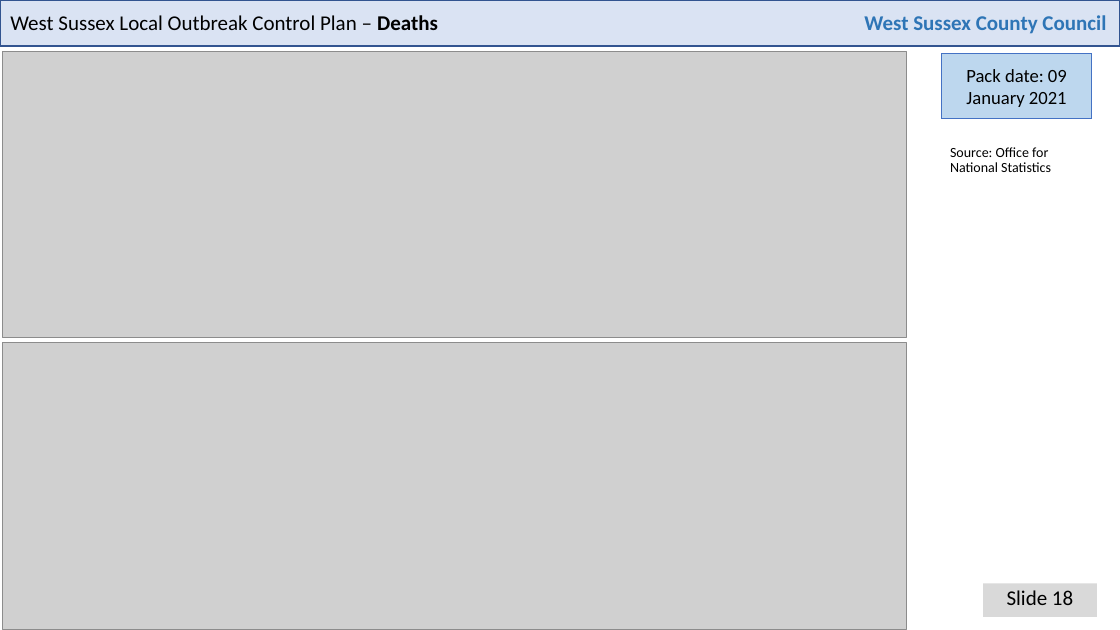
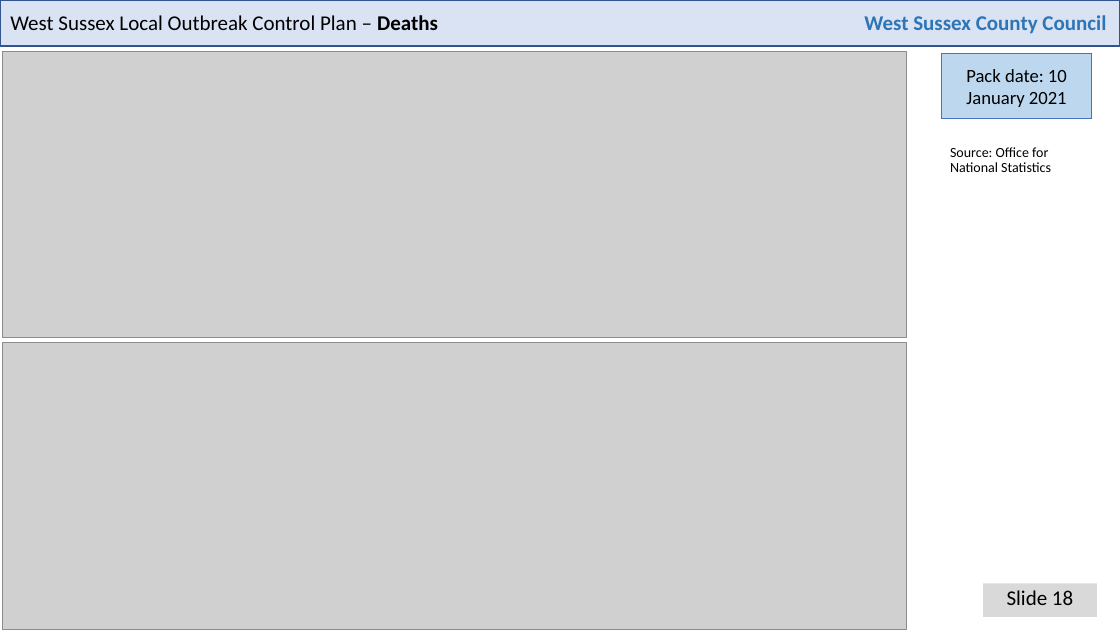
Before and after one commit to psychty/wsx_covid_datapack_public, a slide deck: slide 18 of Latest_West_Sussex_C19_slide_deck.pptx. Drawn at 1120x630 pixels with LibreOffice and Linux fonts; fonts in the diff are those of the drawing; grey boxes stand for pictures. Boxes give left, top, right and bottom in pixels: in the first picture for what was removed or moved away, otherwise in the second. Text is boxed around its words. In the diff, an @@ line names an element or a change of style, - is before the commit and + after.

```diff
--- a/Latest_West_Sussex_C19_slide_deck.pptx
+++ b/Latest_West_Sussex_C19_slide_deck.pptx
@@ text in rectangle at bbox=[966, 69, 1067, 107]: text changed @@
-Pack date: 09 January 2021
+Pack date: 10 January 2021
```
Also in this commit, not shown: 21 other slides changed, 45 other files.
